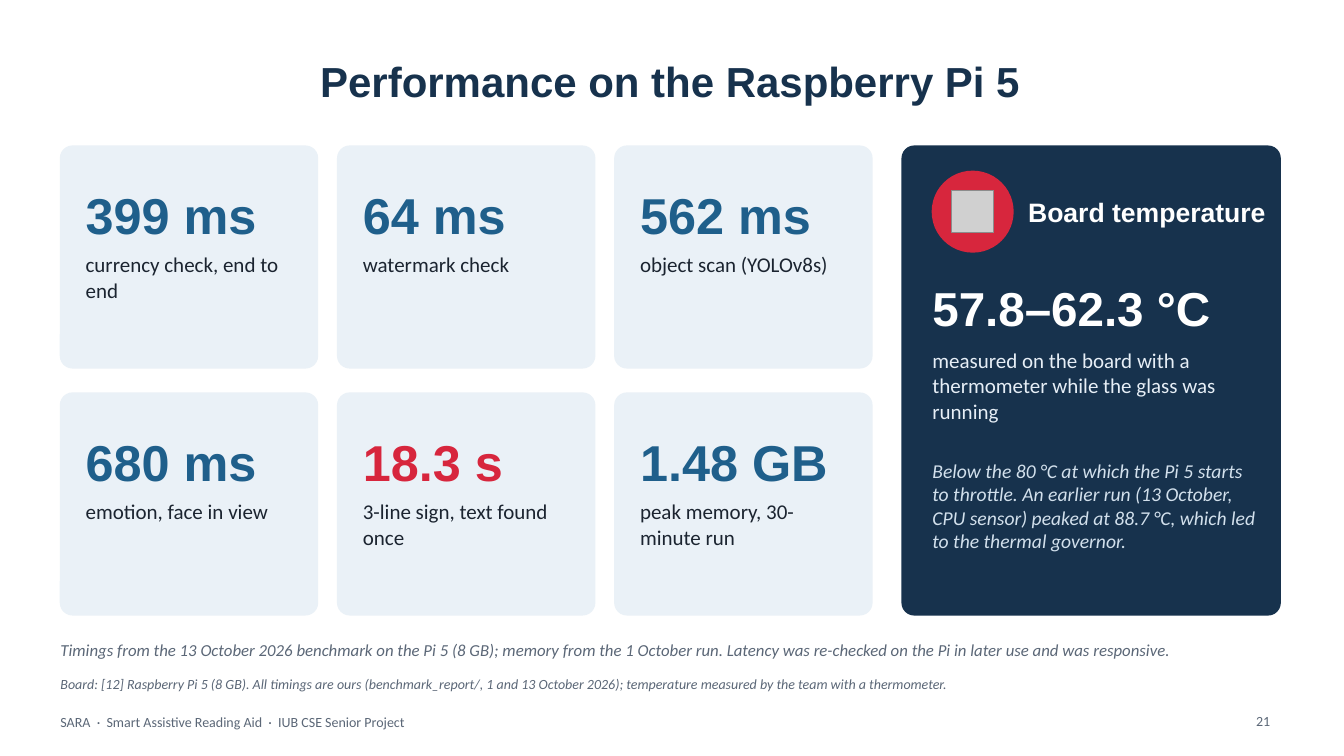
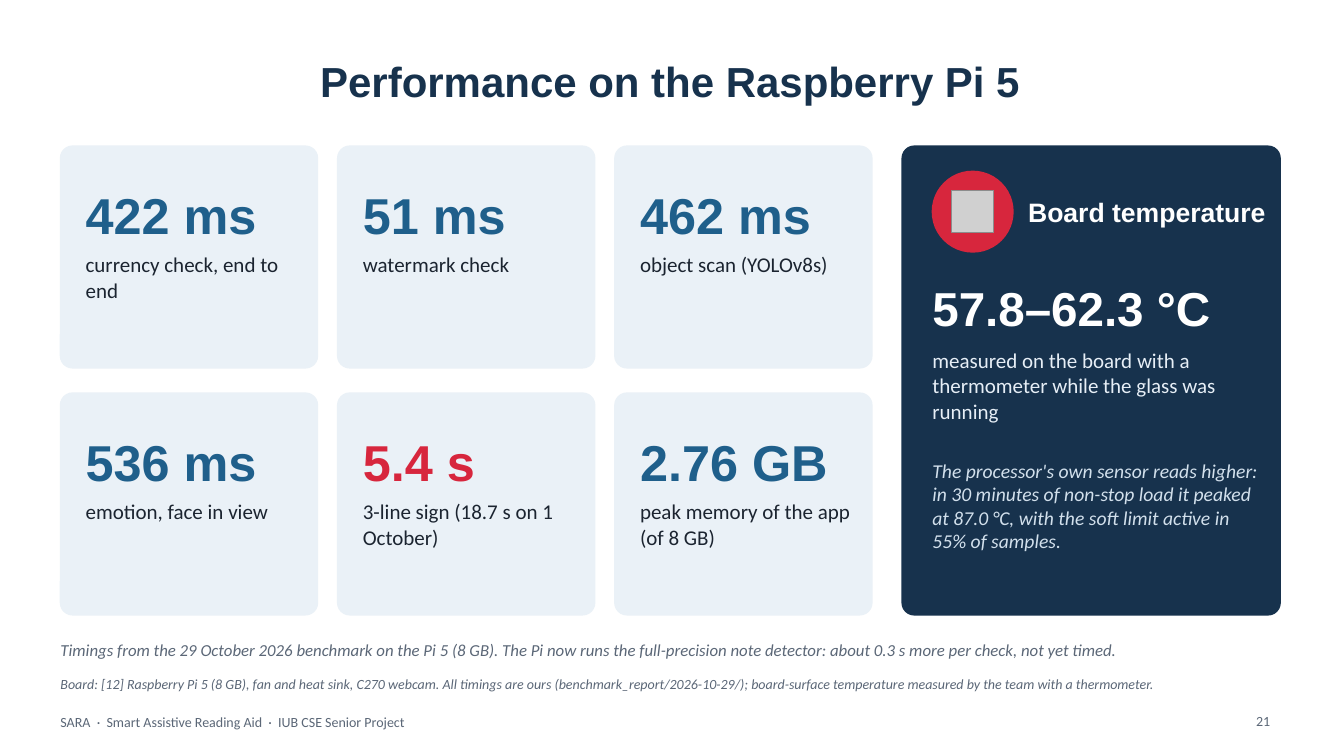
Before and after one commit to aflam330/Senior_project_wearable_glass_for_blind_people_using_ocr_and_ylo, a slide deck: slide 21 of Thesis Report and paper/thesis report/slides/SARA_Presentation.pptx. Drawn at 1344x756 pixels with LibreOffice and Linux fonts; fonts in the diff are those of the drawing; grey boxes stand for pictures; background and template pictures are left out. Boxes give left, top, right and bottom in pixels: in the first picture for what was removed or moved away, otherwise in the second. Text is boxed around its words. In the diff, an @@ line names an element or a change of style, - is before the commit and + after.

```diff
--- a/Thesis Report and paper/thesis report/slides/SARA_Presentation.pptx
+++ b/Thesis Report and paper/thesis report/slides/SARA_Presentation.pptx
@@ text at [86,199,257,235]: text changed @@
-399 ms
+422 ms
@@ text at [363,199,506,235]: text changed @@
-64 ms
+51 ms
@@ text at [640,199,811,235]: text changed @@
-562 ms
+462 ms
@@ text at [86,446,257,482]: text changed @@
-680 ms
+536 ms
@@ text at [363,446,475,482]: text changed @@
-18.3 s
+5.4 s
@@ text at [640,446,828,482]: text changed @@
-1.48 GB
+2.76 GB
@@ text at [932,464,1257,551]: text changed @@
-Below the 80 °C at which the Pi 5 starts to throttle. An earlier run (13 October, CPU sensor) peaked at 88.7 °C, which led to the thermal governor.
+The processor's own sensor reads higher: in 30 minutes of non-stop load it peaked at 87.0 °C, with the soft limit active in 55% of samples.
@@ text at [363,504,553,548]: text changed @@
-3-line sign, text found once
+3-line sign (18.7 s on 1 October)
@@ text at [640,504,850,548]: text changed @@
-peak memory, 30-minute run
+peak memory of the app (of 8 GB)
@@ text at [60,644,1115,659]: text changed @@
-Timings from the 13 October 2026 benchmark on the Pi 5 (8 GB); memory from the 1 October run. Latency was re-checked on the Pi in later use and was responsive.
+Timings from the 29 October 2026 benchmark on the Pi 5 (8 GB). The Pi now runs the full-precision note detector: about 0.3 s more per check, not yet timed.
@@ text at [60,679,1153,692]: text changed @@
-Board: [12] Raspberry Pi 5 (8 GB). All timings are ours (benchmark_report/, 1 and 13 October 2026); temperature measured by the team with a thermometer.
+Board: [12] Raspberry Pi 5 (8 GB), fan and heat sink, C270 webcam. All timings are ours (benchmark_report/2026-10-29/); board-surface temperature measured by the team with a thermometer.
```
Also in this commit, not shown: 3 other slides changed, 11 other files.
